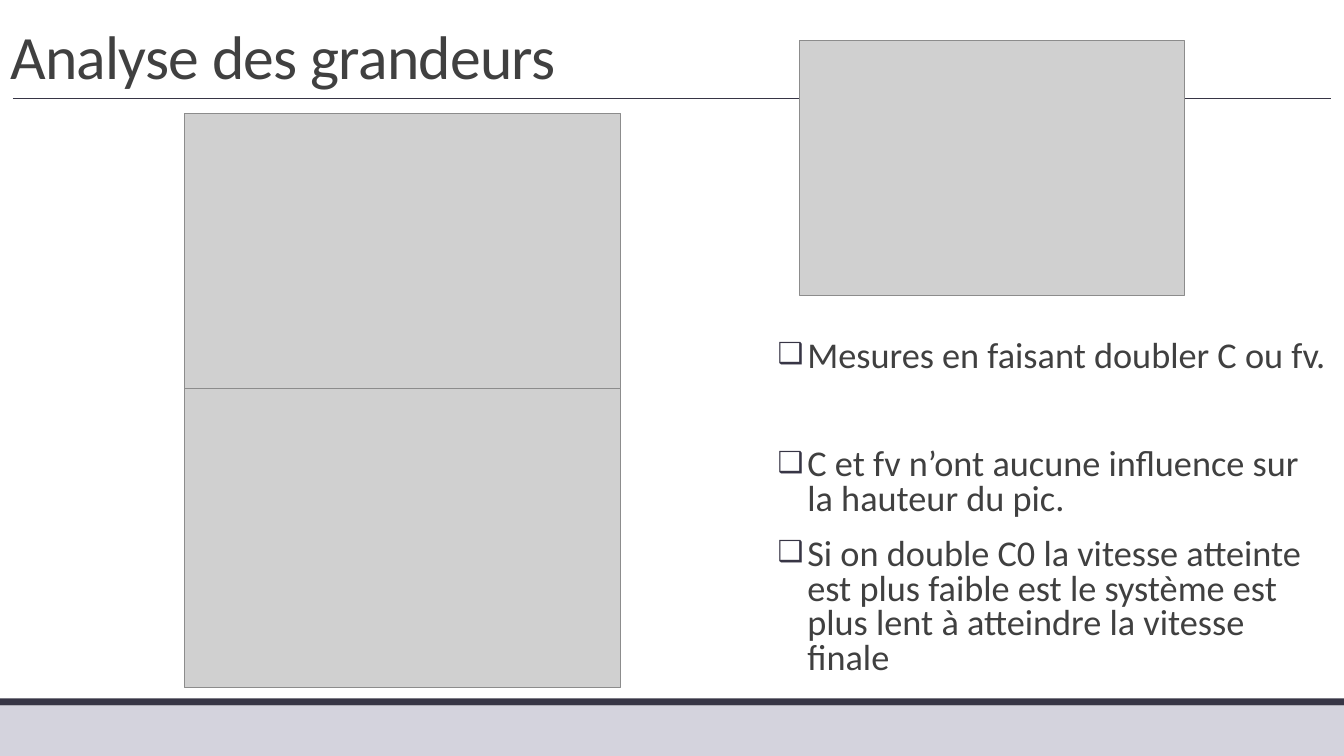
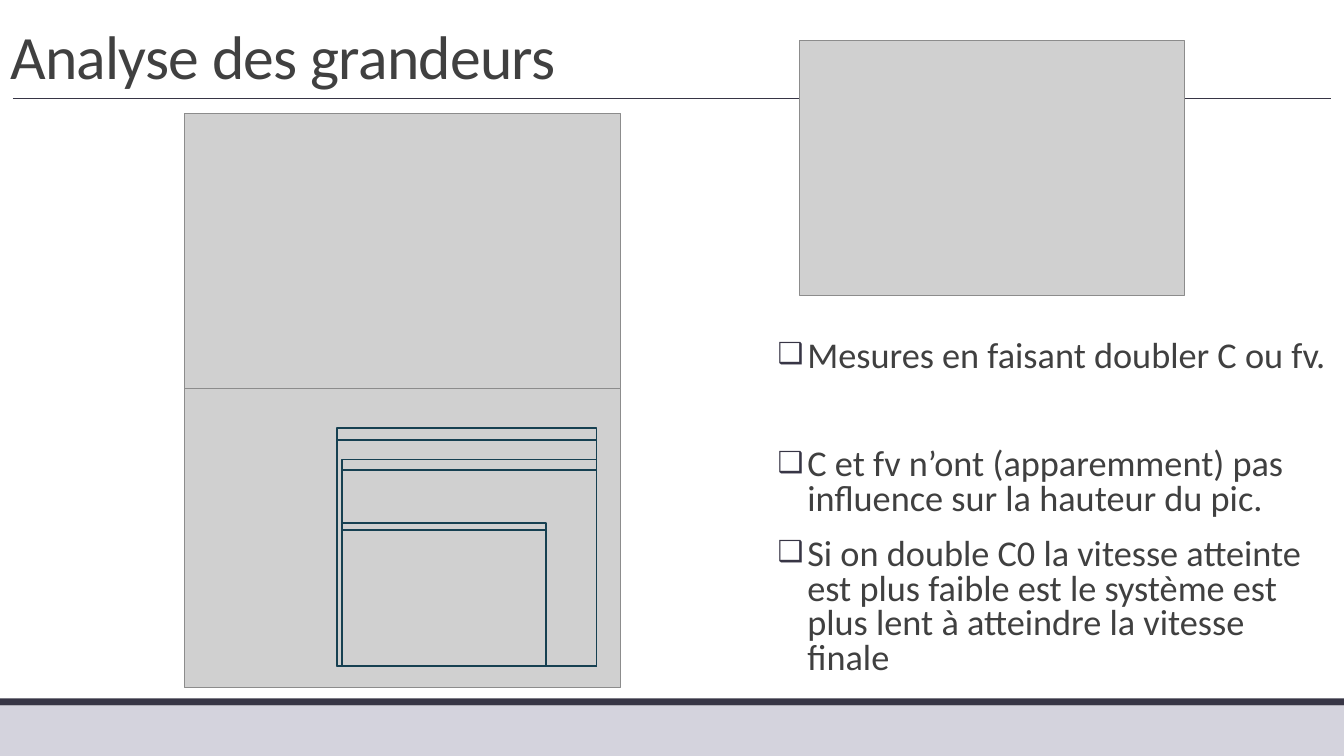
Before and after one commit to xpessoles/TP_Corriges, a slide deck: slide 8 of 12_MCC/12_MCC_Corrige.pptx. Drawn at 1344x756 pixels with LibreOffice and Linux fonts; fonts in the diff are those of the drawing; grey boxes stand for pictures. Boxes give left, top, right and bottom in pixels: in the first picture for what was removed or moved away, otherwise in the second. Text is boxed around its words. In the diff, an @@ line names an element or a change of style, - is before the commit and + after.

```diff
--- a/12_MCC/12_MCC_Corrige.pptx
+++ b/12_MCC/12_MCC_Corrige.pptx
@@ rectangle added at <box>338,427,597,665</box>, outline #174152 1.25 pt @@
@@ rectangle added at <box>338,440,597,665</box>, outline #174152 1.25 pt @@
@@ text at <box>807,449,1284,517</box>: text changed @@
-❑ C et fv n’ont aucune influence sur la hauteur du pic.
+❑ C et fv n’ont (apparemment) pas influence sur la hauteur du pic.
@@ rectangle added at <box>342,460,597,666</box>, outline #174152 1.25 pt @@
@@ rectangle added at <box>342,470,597,666</box>, outline #174152 1.25 pt @@
@@ rectangle added at <box>342,523,545,666</box>, outline #174152 1.25 pt @@
@@ rectangle added at <box>342,530,545,666</box>, outline #174152 1.25 pt @@
```
